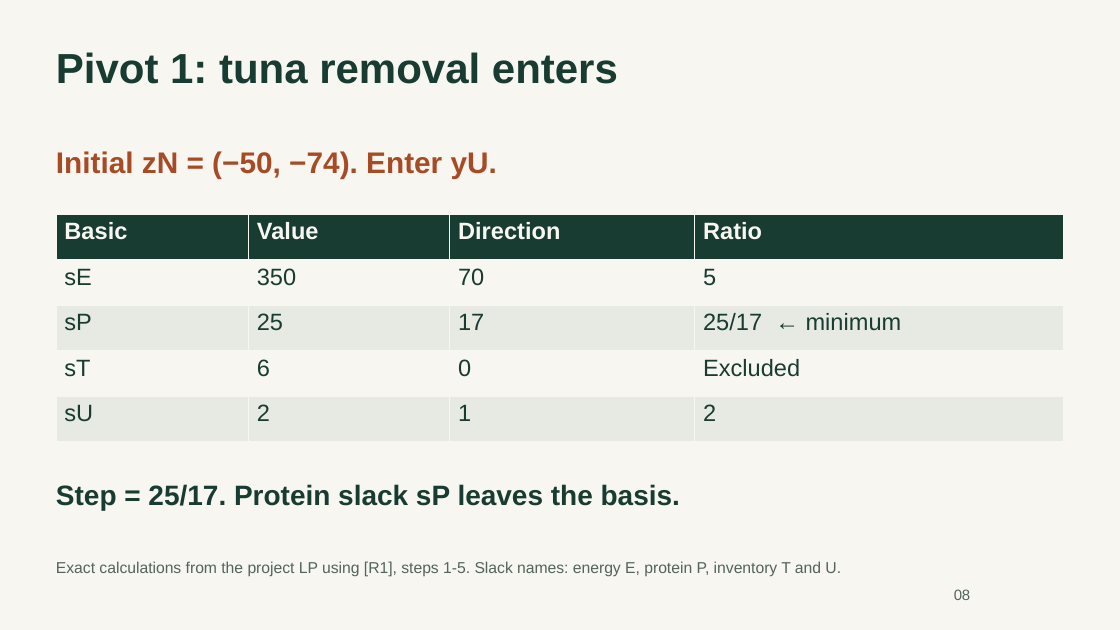
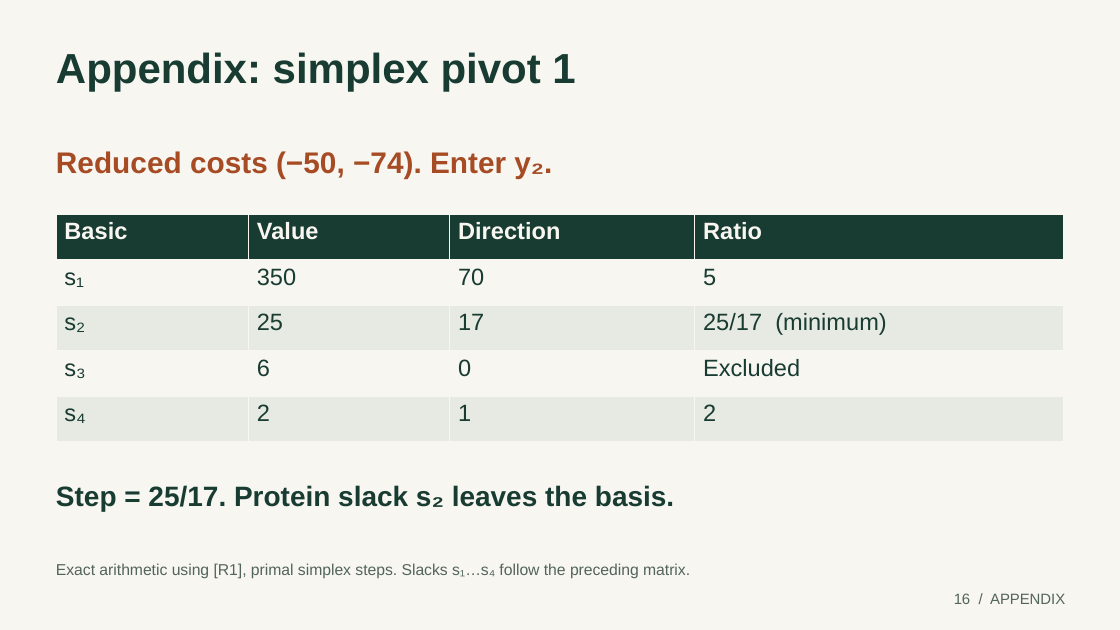
Before and after one commit to mavroul1s/TrailBalance, a slide deck: slide 16 of presentations/milestone-01/TrailBalance-Milestone-01.pptx (slide 8 before the commit). Drawn at 1120x630 pixels with LibreOffice and Linux fonts; fonts in the diff are those of the drawing. Boxes give left, top, right and bottom in pixels: in the first picture for what was removed or moved away, otherwise in the second. Text is boxed around its words. In the diff, an @@ line names an element or a change of style, - is before the commit and + after.

```diff
--- a/presentations/milestone-01/TrailBalance-Milestone-01.pptx
+++ b/presentations/milestone-01/TrailBalance-Milestone-01.pptx
@@ text at (x1=56, y1=52, x2=575, y2=92): text changed @@
-Pivot 1: tuna removal enters
+Appendix: simplex pivot 1
@@ text at (x1=56, y1=151, x2=552, y2=178): text changed @@
-Initial zN = (−50, −74). Enter yU.
+Reduced costs (−50, −74). Enter y₂.
@@ table at (x1=56, y1=214, x2=1065, y2=442) @@
-row 2, column 1: sE
+row 2, column 1: s₁
-row 3, column 1: sP
+row 3, column 1: s₂
-row 3, column 4: 25/17 ← minimum
+row 3, column 4: 25/17 (minimum)
-row 4, column 1: sT
+row 4, column 1: s₃
-row 5, column 1: sU
+row 5, column 1: s₄
@@ text at (x1=56, y1=485, x2=674, y2=511): text changed @@
-Step = 25/17. Protein slack sP leaves the basis.
+Step = 25/17. Protein slack s₂ leaves the basis.
@@ text at (x1=56, y1=563, x2=690, y2=579): text changed @@
-Exact calculations from the project LP using [R1], steps 1-5. Slack names: energy E, protein P, inventory T and U.
+Exact arithmetic using [R1], primal simplex steps. Slacks s₁…s₄ follow the preceding matrix.
@@ text removed at (x1=954, y1=589, x2=971, y2=600) @@
-08
@@ text added at (x1=954, y1=593, x2=1065, y2=604), 12.8 pt, text #52645B @@
+16 / APPENDIX
```
Also in this commit, not shown: 9 other slides changed, 10 slides added, 8 slides removed, 8 other files.
